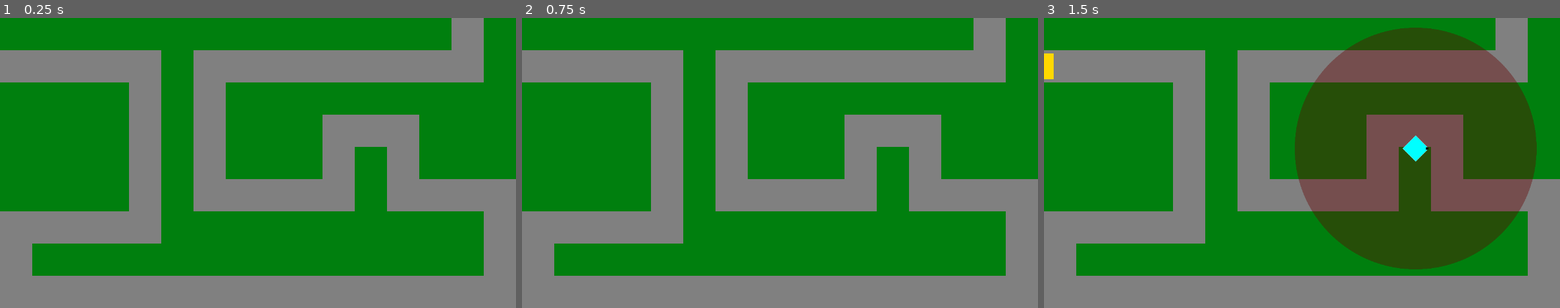
Above: before the commit, frames 1-3 (left to right).
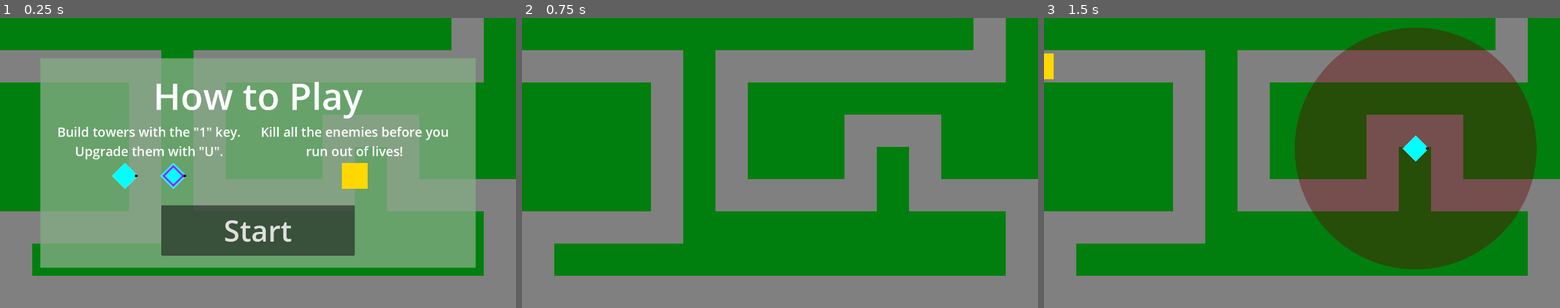
Above: after the commit, the same moments.

Repository: phrasmotica/godot-tower-defence
Game: Godot game, scene res://scenes/game.tscn
Same seed, same stepped clock (60 frames per second), same inputs: the game is played once before the commit and once after it.
Inputs (mouse positions are in pixels of both pictures, inside the frame that each line leads up to):
- Up to frame 1 (0.25 s): no input
- Up to frame 2 (0.75 s): click (780, 229) at 0.5 s, where only the run after the commit has a clickable "Start"
- Up to frame 3 (1.5 s): tap Enter (ui_accept) at 1.25 s; move the mouse to (1415, 148) at 1.27 s; hold U (tower_upgrade) from 1.28 s (still down); tap 1 (tower_1) at 1.35 s; click (1415, 148) at 1.42 s

The runs differ from the first frame. In frame 1, 61% of the frame differs, in the area x 7-93%, y 13-87%; in frame 2, nothing differs; in frame 3, nothing differs.

Commit message:
Add start game screen to game scene. Disable tower and waves managers until start button has been clicked

Diff:
--- a/scenes/game.tscn
+++ b/scenes/game.tscn
@@ -9,6 +9,7 @@
 [ext_resource type="PackedScene" uid="uid://bm6ytyxvbceh0" path="res://scenes/gun_tower.tscn" id="5_3wfyb"]
 [ext_resource type="Script" path="res://scripts/tower_manager.gd" id="5_rtba5"]
 [ext_resource type="PackedScene" uid="uid://bfpflw4sl38vd" path="res://scenes/game_over.tscn" id="9_2ng1j"]
+[ext_resource type="PackedScene" uid="uid://c4jpggyrn7oc2" path="res://scenes/start_game.tscn" id="9_sjprc"]
 
 [sub_resource type="TileSetAtlasSource" id="TileSetAtlasSource_onciy"]
 texture = ExtResource("4_w3iny")
@@ -214,6 +215,8 @@
 
 [node name="UICanvas" type="CanvasLayer" parent="."]
 
+[node name="StartGame" parent="UICanvas" instance=ExtResource("9_sjprc")]
+
 [node name="GameOver" parent="UICanvas" instance=ExtResource("9_2ng1j")]
 visible = false
 
@@ -222,3 +225,5 @@
 [connection signal="enemy_reached_end" from="Enemies/PathWaypoints" to="Managers/LivesManager" method="_on_path_waypoints_enemy_reached_end"]
 [connection signal="tower_placed" from="Towers" to="Managers/BankManager" method="_on_towers_tower_placed"]
 [connection signal="tower_upgrade_start" from="Towers" to="Managers/BankManager" method="_on_towers_tower_upgrade_start"]
+[connection signal="start" from="UICanvas/StartGame" to="Managers/WavesManager" method="_on_start_game_start"]
+[connection signal="start" from="UICanvas/StartGame" to="Towers" method="_on_start_game_start"]
--- a/scripts/tower_manager.gd
+++ b/scripts/tower_manager.gd
@@ -14,6 +14,9 @@
 
 var new_tower: Tower = null
 var selected_tower: Tower = null
+
+func _ready():
+	set_process(false)
 
 func _process(_delta):
 	# TODO: move all of these handlers into a child node that emits signals
@@ -124,3 +127,7 @@
 
 	selected_tower = tower
 	tower_selected.emit(tower)
+
+func _on_start_game_start():
+	print("Enabling tower manager")
+	set_process(true)
--- a/scripts/waves_manager.gd
+++ b/scripts/waves_manager.gd
@@ -8,6 +8,9 @@
 var last_wave: int = 10
 
 var wave_number: int = 0
+
+func _ready():
+	set_process(false)
 
 func _process(_delta):
 	if Input.is_action_just_pressed("ui_accept"):
@@ -24,3 +27,7 @@
 	for i in range(wave_number):
 		path.spawn_enemy(enemy_scene)
 		await get_tree().create_timer(1.0).timeout
+
+func _on_start_game_start():
+	print("Enabling waves manager")
+	set_process(true)
Not shown: 1 places in scenes/game.tscn that only renumber resources
